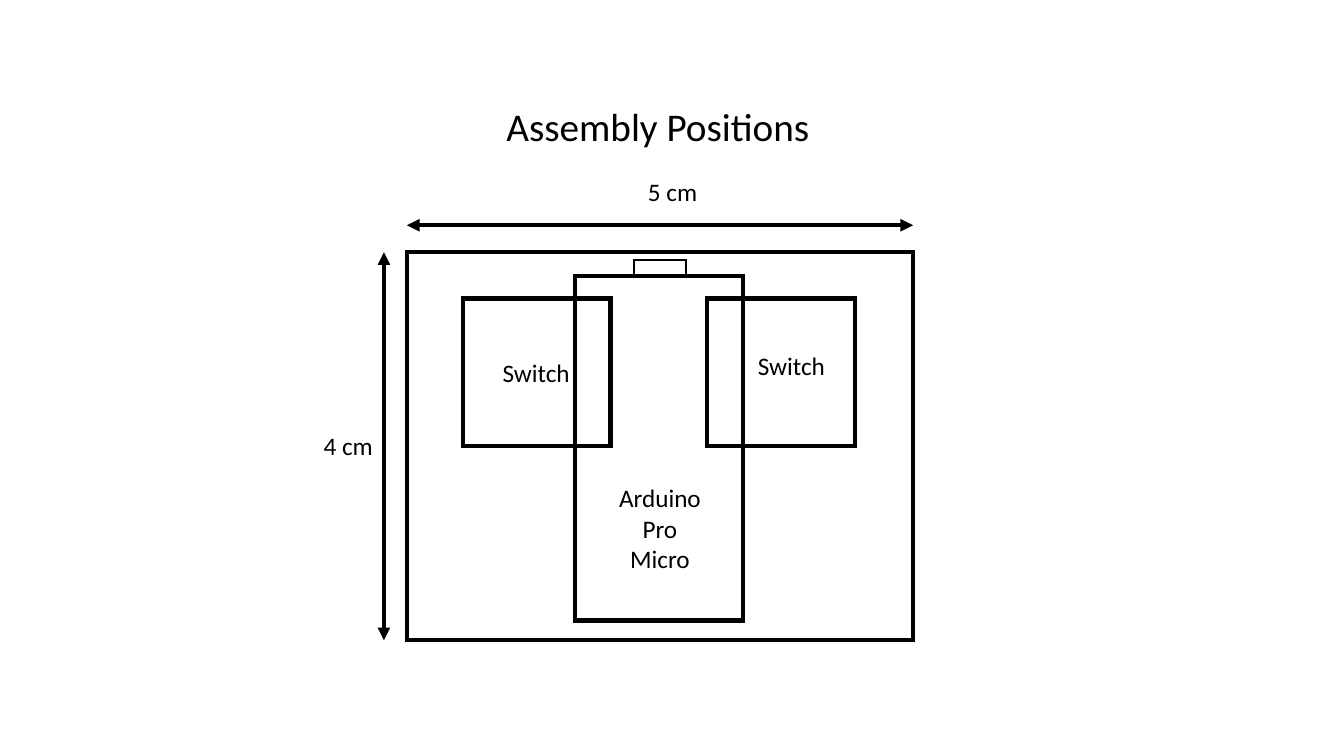
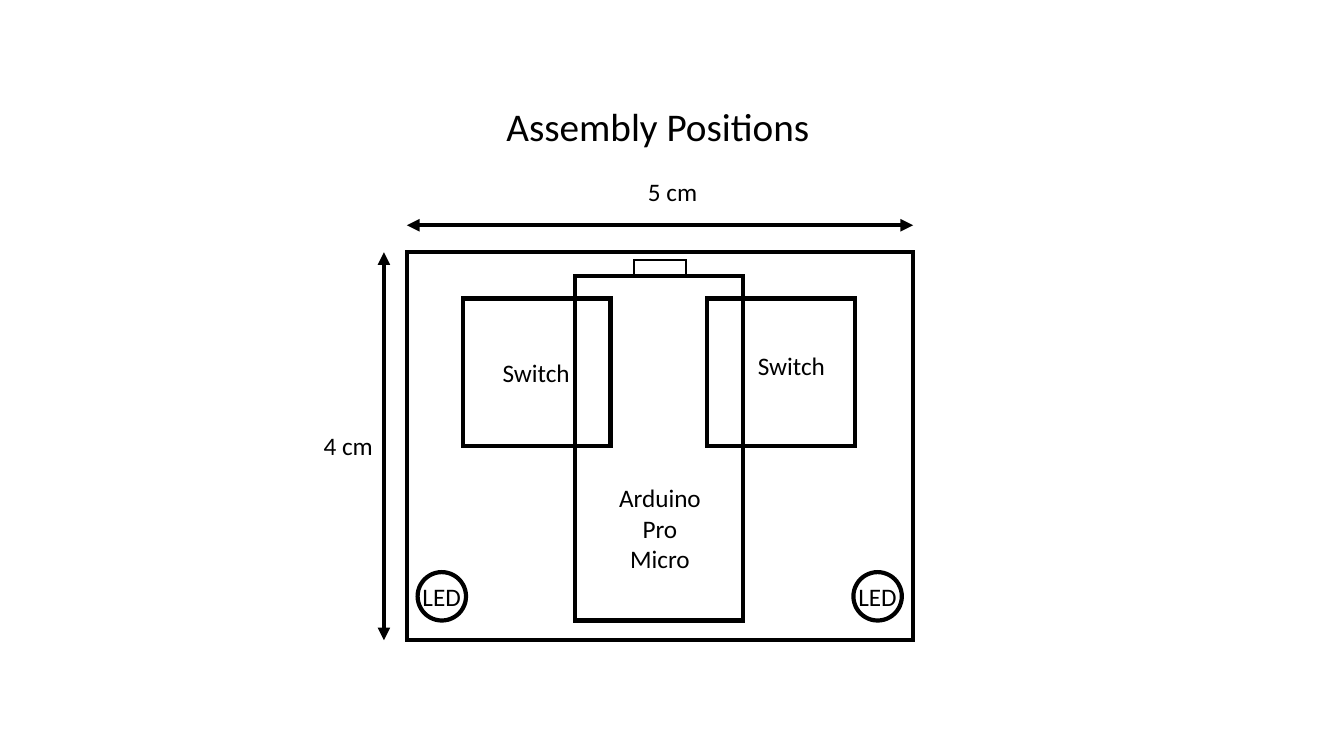
Before and after one commit to kidjanate/OsuPad, a slide deck: slide 1 of Document.pptx. Drawn at 1344x756 pixels with LibreOffice and Linux fonts; fonts in the diff are those of the drawing. Boxes give left, top, right and bottom in pixels: in the first picture for what was removed or moved away, otherwise in the second. Text is boxed around its words. In the diff, an @@ line names an element or a change of style, - is before the commit and + after.

```diff
--- a/Document.pptx
+++ b/Document.pptx
@@ group added at (417, 573, 902, 621): 2 ellipses, 2 texts @@
+LED
+LED
```
Also in this commit, not shown: 1 other file.
